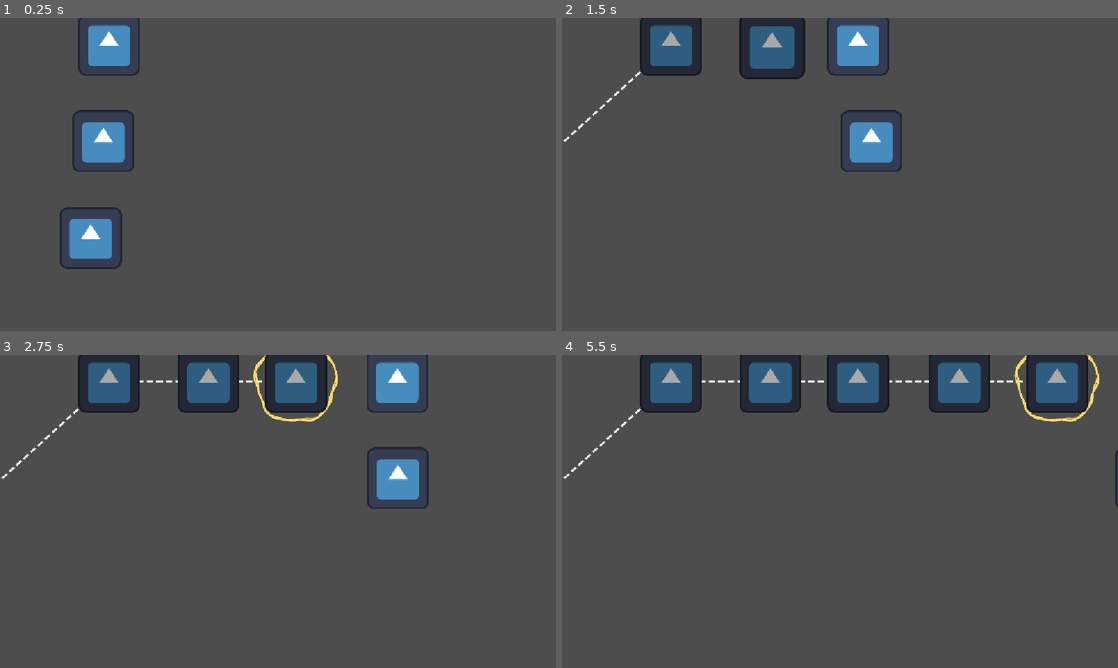
Above: before the commit, frames 1-4 (two rows, left to right).
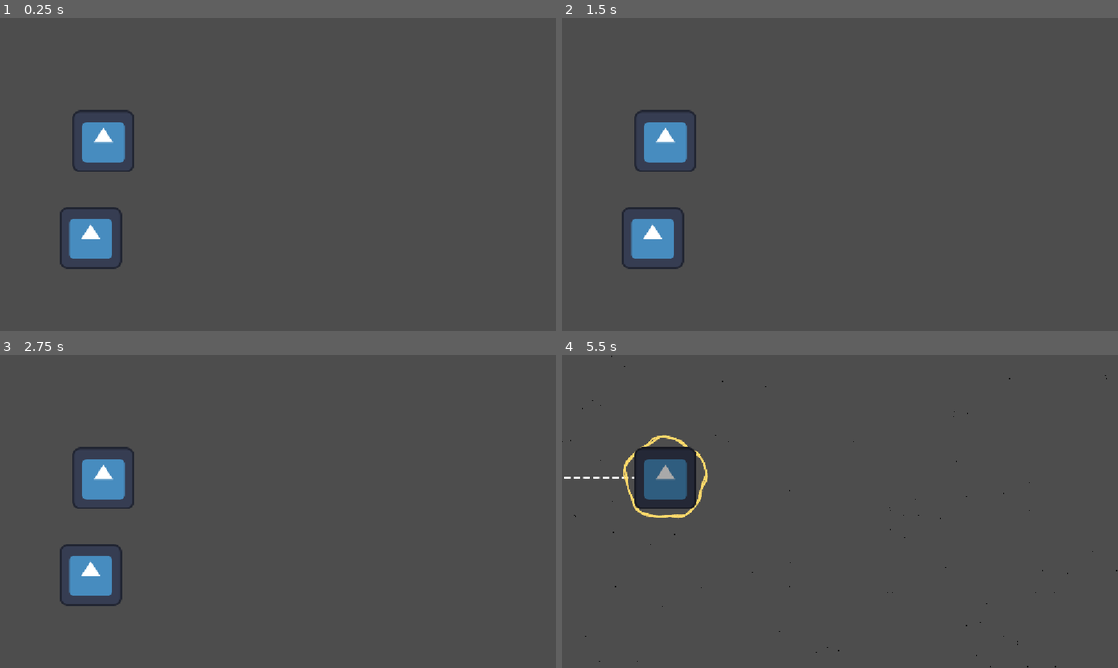
Above: after the commit, the same moments.

Repository: danilbo/remember-you-are-loved-game
Game: Godot game, scene res://game/main/main.tscn
Two runs of this game, one before a commit and one after it. Both use one fixed random seed, a clock stepped at 60 frames per second and the inputs below. The engine's default icon, where the game draws it, is replaced by a stand-in: a white triangle on a blue panel in a dark square.
Inputs (mouse positions are in pixels of both pictures, inside the frame that each line leads up to):
- Up to frame 1 (0.25 s): no input
- Up to frame 2 (1.5 s): tap Enter at 0.5 s; move the mouse to (673, 46) at 0.52 s; click (673, 46) at 0.67 s; move the mouse to (767, 46) at 1.27 s; click (767, 46) at 1.42 s
- Up to frame 3 (2.75 s): move the mouse to (294, 383) at 2.02 s; click (294, 383) at 2.17 s
- Up to frame 4 (5.5 s): move the mouse to (956, 383) at 2.77 s; click (956, 383) at 2.92 s; move the mouse to (1056, 383) at 3.52 s; click (1056, 383) at 3.67 s; move the mouse to (673, 464) at 4.27 s; click (673, 464) at 4.42 s; tap Space at 5 s; move the mouse to (867, 511) at 5.02 s; click (867, 511) at 5.17 s

The runs differ from the first frame. In frame 1, 1.1% of the frame differs, in the area x 14-26%, y 0-19%; in frame 2, 9.5%; in frame 3, 12%; in frame 4, 13%, in the area x 0-100%, y 0-100%.

Commit message:
shader work
added  screen fade in/out, anim sequence. points coords fix

Diff:
--- a/game/main/main.gd
+++ b/game/main/main.gd
@@ -7,9 +7,11 @@
 var universal_tooltip : UniversalTooltip
 
 var map_manager : MapManager
+var _screen_change_tween: Tween
 
 # Called when the node enters the scene tree for the first time.
 func _ready() -> void:
+	#do_change_screen_logic(false)
 	spawn_universal_tooltip()
 	spawn_map_manager()
 	map_manager.spawn_next_nodes(3)
@@ -29,6 +31,7 @@
 
 	map_manager.on_any_node_hovered.connect(_handle_node_hovered)
 	map_manager.on_any_node_unhovered.connect(_handle_node_unhovered)
+	map_manager.screen_change_requested.connect(_handle_screen_change_requested)
 
 
 
@@ -70,3 +73,33 @@
 func _input(event):
 	if event.is_action_pressed("ui_cancel"):
 		GlobalVariables.toggle_pause()
+
+
+func do_change_screen_logic(show : bool):
+	if _screen_change_tween:
+		_screen_change_tween.kill()
+
+	var material := $CanvasLayer/ColorRect.material as ShaderMaterial
+	var tween_duration := 0.6
+	var start_value: float = float(material.get_shader_parameter("progress"))
+	var end_value: float = 1
+
+	if !show:
+		end_value = 0
+
+	_screen_change_tween = create_tween()
+	var tween := _screen_change_tween
+	tween.tween_method(
+		func(v):
+			material.set_shader_parameter("progress", v),
+		start_value,
+		end_value,
+		tween_duration
+	)
+	await get_tree().create_timer(tween_duration).timeout
+	if _screen_change_tween == tween:
+		_screen_change_tween = null
+
+func _handle_screen_change_requested(show: bool, request_id: int) -> void:
+	await do_change_screen_logic(show)
+	map_manager.screen_change_finished.emit(request_id)
--- a/game/main/main.tscn
+++ b/game/main/main.tscn
@@ -1,6 +1,26 @@
 [gd_scene format=3 uid="uid://70vt0f4c546l"]
 
 [ext_resource type="Script" uid="uid://bge5lcmdnbrg2" path="res://game/main/main.gd" id="1_5520f"]
+[ext_resource type="Shader" uid="uid://b2311g43c6gx6" path="res://game/main/screen_fadeout_shader.gdshader" id="2_psm6y"]
+[ext_resource type="Texture2D" uid="uid://cirht3wr1hxnh" path="res://game/assets/noises/shader_noise_image.jpg" id="3_yil3p"]
+
+[sub_resource type="ShaderMaterial" id="ShaderMaterial_5520f"]
+shader = ExtResource("2_psm6y")
+shader_parameter/noise = ExtResource("3_yil3p")
+shader_parameter/progress = 1.0
 
 [node name="Main" type="Node2D" unique_id=581666908]
 script = ExtResource("1_5520f")
+metadata/_edit_horizontal_guides_ = [-14237676.0]
+
+[node name="CanvasLayer" type="CanvasLayer" parent="." unique_id=1219891613]
+
+[node name="ColorRect" type="ColorRect" parent="CanvasLayer" unique_id=305870142]
+material = SubResource("ShaderMaterial_5520f")
+anchors_preset = 15
+anchor_right = 1.0
+anchor_bottom = 1.0
+grow_horizontal = 2
+grow_vertical = 2
+mouse_filter = 2
+color = Color(0, 0, 0, 1)
--- /dev/null
+++ b/game/main/screen_fadeout_shader.gdshader
@@ -0,0 +1,14 @@
+shader_type canvas_item;
+
+uniform sampler2D noise;
+uniform float progress : hint_range(0.0,1.0);
+
+void fragment()
+{
+    float value = texture(noise, UV).r;
+
+    if (value < progress)
+        COLOR = vec4(0.0);
+    else
+        COLOR = vec4(0.0,0.0,0.0,1.0);
+}
--- a/game/map/map_manager/map_manager.gd
+++ b/game/map/map_manager/map_manager.gd
@@ -6,6 +6,8 @@
 
 signal on_any_node_hovered(data : MapNodeData)
 signal on_any_node_unhovered()
+signal screen_change_requested(show: bool, request_id: int)
+signal screen_change_finished(request_id: int)
 
 var data_paths: Array[String] = [
 	"res://game/resources/default_map_node.tres",
@@ -32,6 +34,8 @@
 var _active_line := PackedVector2Array()
 var _active_line_progress := 0.0
 var _active_line_tween: Tween
+var _is_transitioning := false
+var _screen_change_request_id := 0
 
 # Called when the node enters the scene tree for the first time.
 func _ready() -> void:
@@ -56,7 +60,6 @@
 	for point in target_points:
 		var node :=spawn_map_node(point)
 		possible_nodes.append(node)
-		add_child(node)
 
 
 
@@ -73,6 +76,8 @@
 	for i in range(count):
 		var x := start.x + x_step + randf_range(-x_random_offset, x_random_offset)
 		var y := first_y + i * y_step
+		if y < 10 or y > 500:
+			continue
 		points.append(Vector2(x, y))
 
 	return points
@@ -101,6 +106,9 @@
 	return node
 
 func _handle_node_click(node: MapNode):
+	if _is_transitioning:
+		return
+	_is_transitioning = true
 
 	var previous_node_pos := current_pos
 	if passed_nodes.size() > 0:
@@ -114,12 +122,16 @@
 
 # временно
 	current_pos = node.position
-	_draw_line_over_time(previous_node_pos +
+	await _draw_line_over_time(previous_node_pos +
 	Vector2 (targe_center_offset, targe_center_offset),
 		current_pos +
 		Vector2 (targe_center_offset, targe_center_offset)
 	)
+	await node.play_outline_animation()
+	await _do_screen_change(false)
 	spawn_next_nodes(3)
+	_is_transitioning = false
+	_start_screen_change(true)
 
 
 func _draw_line_over_time(from: Vector2, to: Vector2) -> void:
@@ -136,6 +148,22 @@
 	_active_line_tween = create_tween()
 	_active_line_tween.tween_method(_set_active_line_progress, 0.0, 1.0, draw_line_time)
 	_active_line_tween.finished.connect(_commit_active_line)
+	await _active_line_tween.finished
+
+func _do_screen_change(show: bool) -> void:
+	var request_id := _next_screen_change_request_id()
+	screen_change_requested.emit(show, request_id)
+	while true:
+		var finished_request_id: int = await screen_change_finished
+		if finished_request_id == request_id:
+			return
+
+func _start_screen_change(show: bool) -> void:
+	screen_change_requested.emit(show, _next_screen_change_request_id())
+
+func _next_screen_change_request_id() -> int:
+	_screen_change_request_id += 1
+	return _screen_change_request_id
 
 func _set_active_line_progress(value: float) -> void:
 	_active_line_progress = value
--- a/game/map/map_node/map_node.gd
+++ b/game/map/map_node/map_node.gd
@@ -81,7 +81,6 @@
 	if event is InputEventMouseButton and event.button_index == MOUSE_BUTTON_LEFT and event.pressed:
 		is_interactive = false
 		_do_unhover()
-		play_outline_animation()
 		sprite_2d.modulate = Color.DARK_GRAY
 		clicked.emit(self)
 
@@ -100,6 +99,7 @@
 	queue_redraw()
 	_outline_tween = create_tween()
 	_outline_tween.tween_method(_set_outline_progress, 0.0, 1.0, outline_draw_time).set_trans(Tween.TRANS_SINE).set_ease(Tween.EASE_OUT)
+	await _outline_tween.finished
 
 func clear_outline() -> void:
 	if _outline_tween:
Binary file added: game/assets/noises/shader_noise_image.jpg
Not shown, added: game/assets/noises/shader_noise_image.jpg.import
Not shown, added: game/main/screen_fadeout_shader.gdshader.uid
